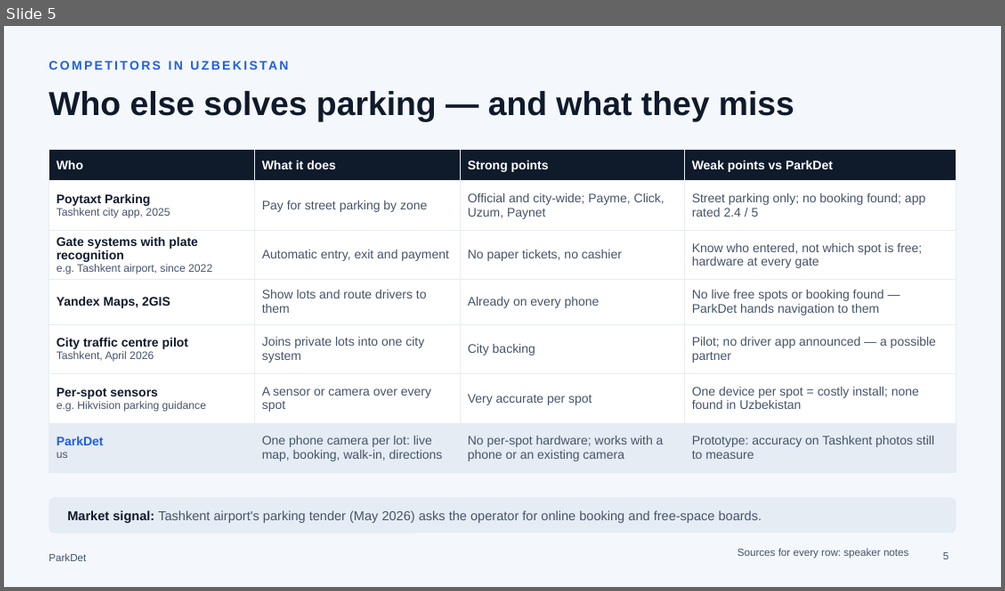
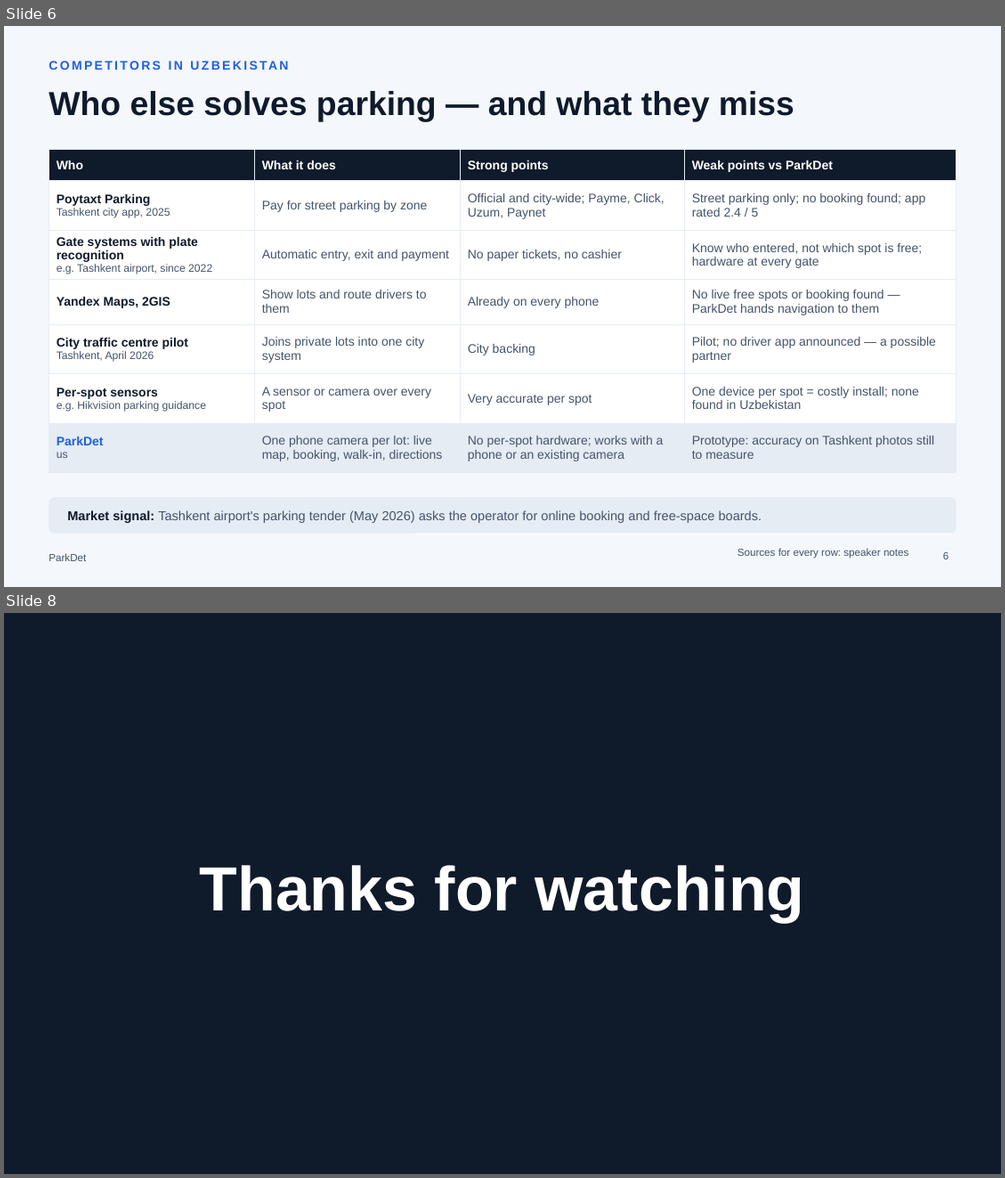
Before and after one commit to trallexxs/parkspot, a slide deck: docs/ParkDet-defence.pptx. Shown one above the other, each under a label of ours: slide 5 before the commit, slides 6 and 8 after it; the slides between them are not shown. The pictures are 1005x591 and 1005x1178 pixels, drawn with LibreOffice and Linux fonts; fonts in the diff are those of the drawing. Boxes give left, top, right and bottom in pixels: in the first picture for what was removed or moved away, otherwise in the second. Text is boxed around its words. In the diff, an @@ line names an element or a change of style, - is before the commit and + after.

```diff
--- a/docs/ParkDet-defence.pptx
+++ b/docs/ParkDet-defence.pptx
@@ slide 8 added at box(4, 613, 1001, 1174), background #0F1A2B @@
@@ text added at box(200, 865, 805, 922), 60 pt, text #FFFFFF, bold @@
+Thanks for watching
@@ what was slide 5 is now slide 6 @@
```
Also in this commit, not shown: 2 slides changed, 1 other slide added, 9 other files.
